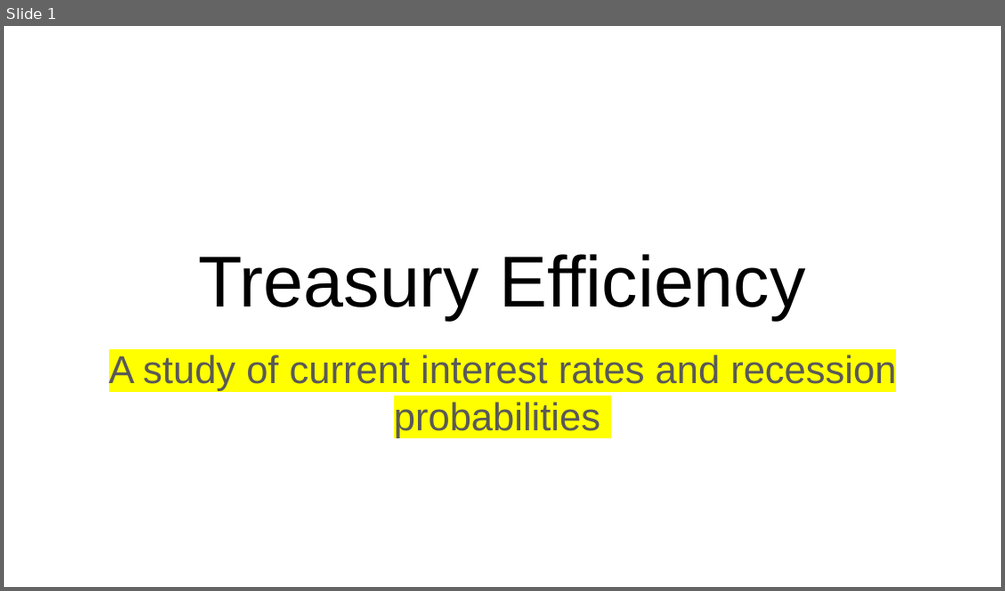
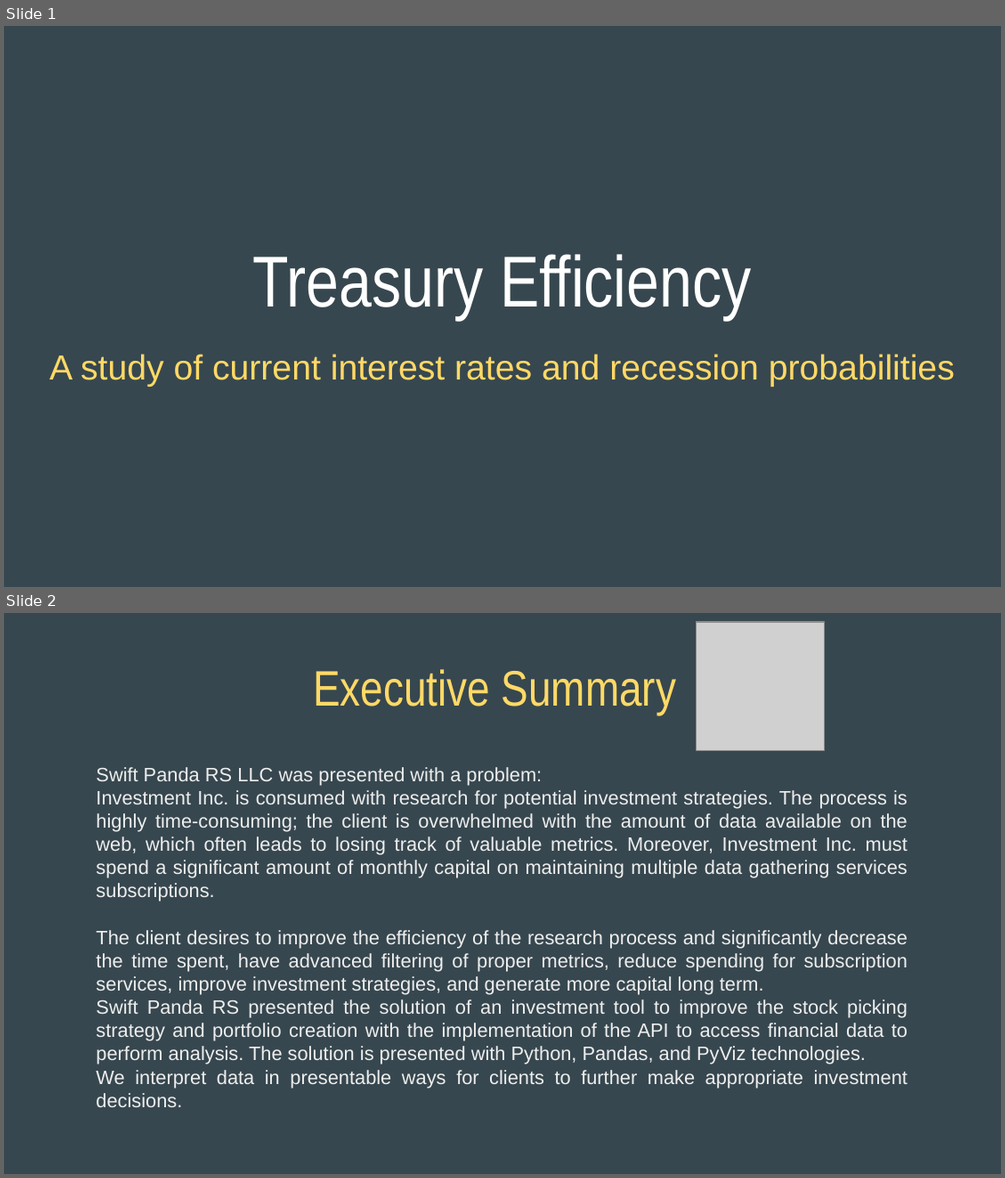
Before and after one commit to zeta1178/FinTech-Project1, a slide deck: FinTech_Project_1_Presentation.pptx. Shown one above the other, each under a label of ours: slide 1 before the commit, slides 1 and 2 after it. The pictures are 1005x591 and 1005x1178 pixels, drawn with LibreOffice and Linux fonts; fonts in the diff are those of the drawing; grey boxes stand for pictures. Boxes give left, top, right and bottom in pixels: in the first picture for what was removed or moved away, otherwise in the second. Text is boxed around its words. In the diff, an @@ line names an element or a change of style, - is before the commit and + after.

```diff
--- a/FinTech_Project_1_Presentation.pptx
+++ b/FinTech_Project_1_Presentation.pptx
@@ slide 2 added at <box>4,613,1001,1174</box>, background #37474F @@
@@ picture added at <box>696,622,825,751</box> @@
@@ title added at <box>313,669,676,714</box>, 36 pt, text #FFD966 @@
+Executive Summary
@@ text added at <box>96,767,907,1107</box>, 14 pt, text #EEEEEE @@
+Swift Panda RS LLC was presented with a problem:
+Investment Inc. is consumed with research for potential investment strategies. The process is highly time-consuming; the client is overwhelmed with the amount of data available on the web, which often leads to losing track of valuable metrics. Moreover, Investment Inc. must spend a significant amount of monthly capital on maintaining multiple data gathering services subscriptions.
+The client desires to improve the efficiency of the research process and significantly decrease the time spent, have advanced filtering of proper metrics, reduce spending for subscription services, improve investment strategies, and generate more capital long term.
+Swift Panda RS presented the solution of an investment tool to improve the stock picking strategy and portfolio creation with the implementation of the API to access financial data to perform analysis. The solution is presented with Python, Pandas, and PyViz technologies.
+We interpret data in presentable ways for clients to further make appropriate investment decisions.
@@ slide 1 changed as well @@
@@ background #FFFFFF to #37474F @@
@@ title "Treasury Efficiency" at <box>253,254,752,319</box>: font Arial to Arial Narrow, text colour #000000 to #FFFFFF @@
@@ subtitle "A study of current interest ..." at <box>49,354,955,386</box>: size 28 to 25.2 pt, text colour #595959 to #FFD966, highlight #FFFF00 to none @@
```
Also in this commit, not shown: 5 other slides changed, 3 other slides added, 2 slides removed.
